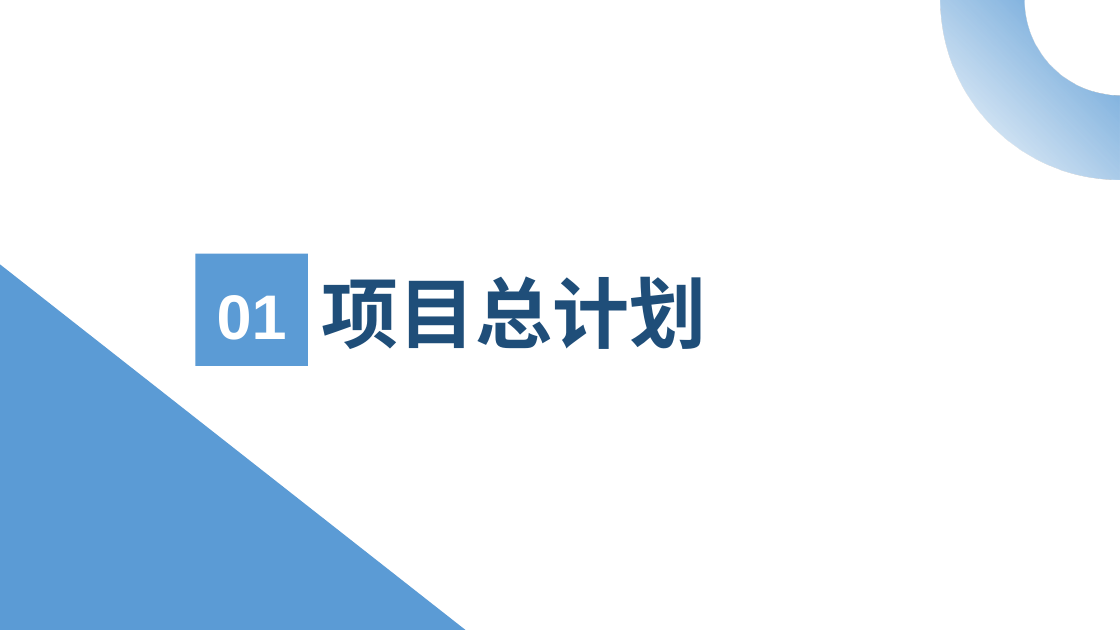
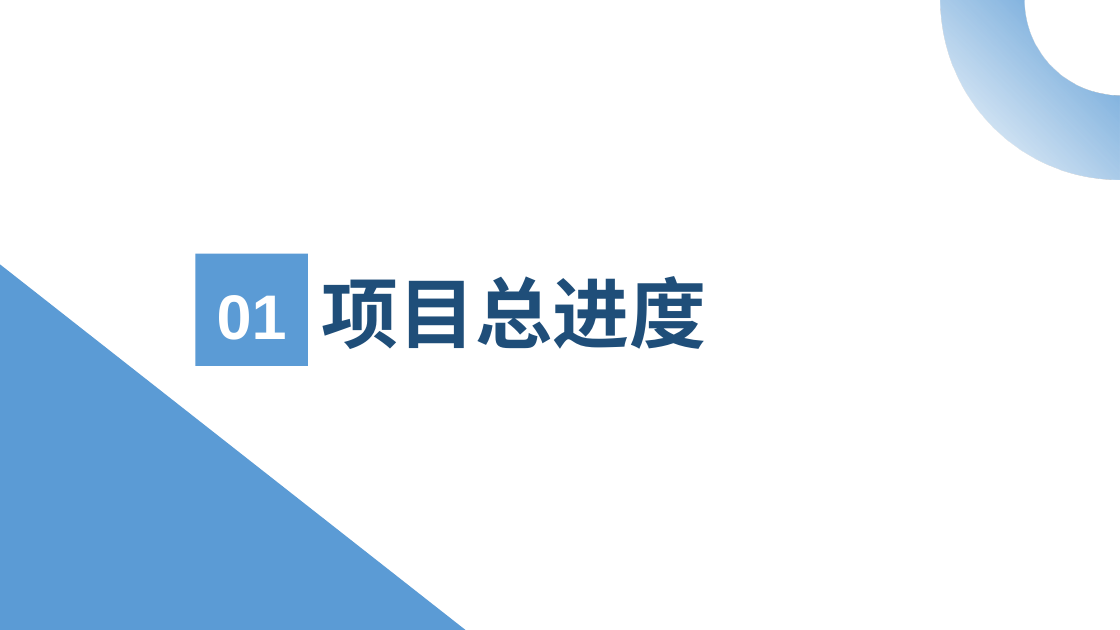
Before and after one commit to Starmoon30/Random-Shop, a slide deck: slide 3 of 其他/第五次阶段性评审PPT.pptx. Drawn at 1120x630 pixels with LibreOffice and Linux fonts; fonts in the diff are those of the drawing. Boxes give left, top, right and bottom in pixels: in the first picture for what was removed or moved away, otherwise in the second. Text is boxed around its words. In the diff, an @@ line names an element or a change of style, - is before the commit and + after.

```diff
--- a/其他/第五次阶段性评审PPT.pptx
+++ b/其他/第五次阶段性评审PPT.pptx
@@ text at (322, 276, 707, 349): text changed @@
-项目总计划
+项目总进度
```
Also in this commit, not shown: 6 other slides changed, 4 slides removed, 2 other files.
